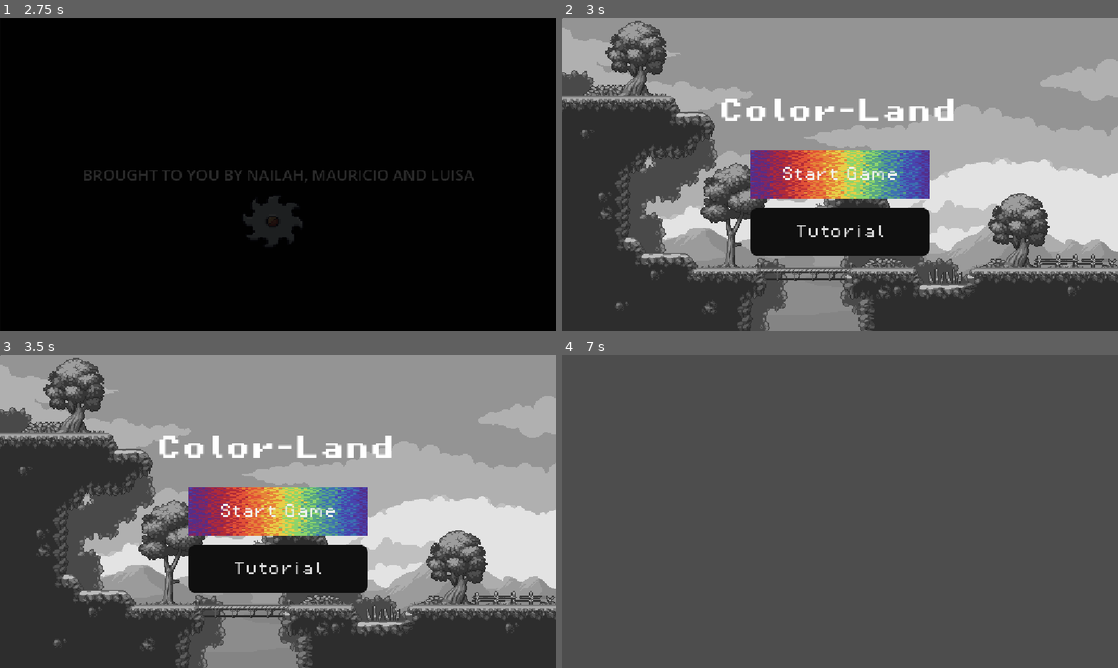
Above: before the commit, frames 1-4 (two rows, left to right).
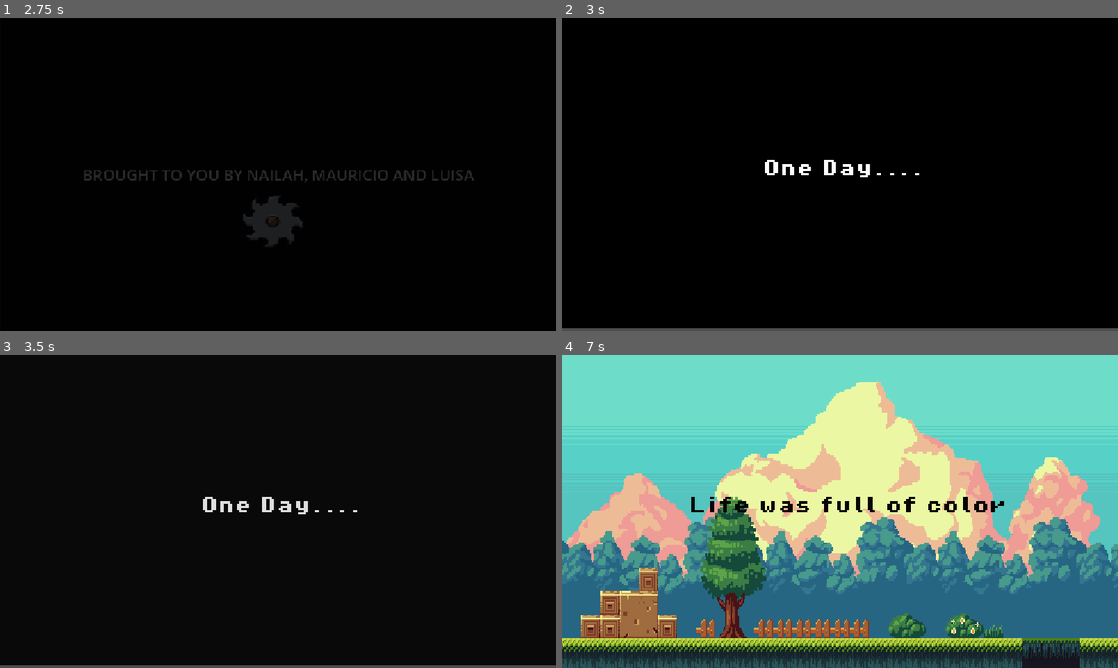
Above: after the commit, the same moments.

Repository: mbravorubio/Godot-PROJECT3
Game: Godot game, scene res://Main.tscn
The game is run twice, just before and just after one commit, with the same random seed, the same clock (stepped at 60 frames per second) and the same inputs. This scene is started directly instead of the project's main scene.
Inputs (mouse positions are in pixels of both pictures, inside the frame that each line leads up to):
- Up to frame 1 (2.75 s): hold Right (move_right) 0.53-2.03 s; tap Space (jump) at 0.77, 1.52 s; hold Left (move_left) from 2.03 s (still down)
- Up to frame 2 (3 s): release Left (move_left) at 2.78 s; hold Right (move_right) from 2.78 s (still down)
- Up to frame 3 (3.5 s): keep holding Right (move_right); tap Space (jump) at 3.02 s
- Up to frame 4 (7 s): release Right (move_right) at 3.5 s; click (840, 567) at 3.5 s, where only the run before the commit has a clickable "Tutorial"; tap Enter at 4.25, 5.75 s; hold Right (move_right) 4.28-5.03 s; tap Space (jump) at 4.52, 5, 5.27, 6.5, 6.77 s; hold Left (move_left) 5.03-5.78 s; hold Right (move_right) 5.78-6.53 s; hold Left (move_left) from 6.53 s (still down)

Frame 1 is identical in both runs. In frame 2, 95% of the frame differs, in the area x 0-100%, y 0-100%; in frame 3, 95%; in frame 4, 100%.

Commit message:
adding files

Diff:
--- /dev/null
+++ b/project-2/Story.tscn
@@ -0,0 +1,237 @@
+[gd_scene load_steps=10 format=3 uid="uid://dtv2v4pr7uxi6"]
+
+[ext_resource type="Script" uid="uid://drnrmlxm34x5m" path="res://story.gd" id="1_w4u4o"]
+[ext_resource type="Texture2D" uid="uid://up48mqww2u1r" path="res://preview-day-platformer.png" id="2_upr73"]
+[ext_resource type="Texture2D" uid="uid://c217poookwsqk" path="res://bw.png" id="4_vyd76"]
+[ext_resource type="FontFile" uid="uid://cadxf1sg20y0p" path="res://brackeys_platformer_assets/fonts/PixelOperator8-Bold.ttf" id="5_lyl2m"]
+
+[sub_resource type="StyleBoxTexture" id="StyleBoxTexture_oiqhk"]
+texture = ExtResource("2_upr73")
+draw_center = false
+
+[sub_resource type="Animation" id="Animation_p3v23"]
+length = 0.001
+tracks/0/type = "value"
+tracks/0/imported = false
+tracks/0/enabled = true
+tracks/0/path = NodePath("ColorRect:color")
+tracks/0/interp = 1
+tracks/0/loop_wrap = true
+tracks/0/keys = {
+"times": PackedFloat32Array(0),
+"transitions": PackedFloat32Array(1),
+"update": 0,
+"values": [Color(0.00069389754, 0.00069389766, 0.0006938976, 1)]
+}
+tracks/1/type = "value"
+tracks/1/imported = false
+tracks/1/enabled = true
+tracks/1/path = NodePath("Label:text")
+tracks/1/interp = 1
+tracks/1/loop_wrap = true
+tracks/1/keys = {
+"times": PackedFloat32Array(0),
+"transitions": PackedFloat32Array(1),
+"update": 1,
+"values": ["One Day.... "]
+}
+tracks/2/type = "value"
+tracks/2/imported = false
+tracks/2/enabled = true
+tracks/2/path = NodePath("Label:theme_override_colors/font_color")
+tracks/2/interp = 1
+tracks/2/loop_wrap = true
+tracks/2/keys = {
+"times": PackedFloat32Array(0),
+"transitions": PackedFloat32Array(1),
+"update": 0,
+"values": [Color(0.008202022, 0.008202025, 0.008202025, 1)]
+}
+tracks/3/type = "value"
+tracks/3/imported = false
+tracks/3/enabled = true
+tracks/3/path = NodePath("Panel:theme_override_styles/panel:draw_center")
+tracks/3/interp = 1
+tracks/3/loop_wrap = true
+tracks/3/keys = {
+"times": PackedFloat32Array(0),
+"transitions": PackedFloat32Array(1),
+"update": 1,
+"values": [false]
+}
+tracks/4/type = "value"
+tracks/4/imported = false
+tracks/4/enabled = true
+tracks/4/path = NodePath("Panel2:theme_override_styles/panel:texture")
+tracks/4/interp = 1
+tracks/4/loop_wrap = true
+tracks/4/keys = {
+"times": PackedFloat32Array(0),
+"transitions": PackedFloat32Array(1),
+"update": 1,
+"values": [ExtResource("4_vyd76")]
+}
+tracks/5/type = "value"
+tracks/5/imported = false
+tracks/5/enabled = true
+tracks/5/path = NodePath("Panel2:theme_override_styles/panel:draw_center")
+tracks/5/interp = 1
+tracks/5/loop_wrap = true
+tracks/5/keys = {
+"times": PackedFloat32Array(0),
+"transitions": PackedFloat32Array(1),
+"update": 1,
+"values": [false]
+}
+
+[sub_resource type="Animation" id="Animation_oiqhk"]
+resource_name = "into"
+length = 10.0
+tracks/0/type = "value"
+tracks/0/imported = false
+tracks/0/enabled = true
+tracks/0/path = NodePath("ColorRect:color")
+tracks/0/interp = 1
+tracks/0/loop_wrap = true
+tracks/0/keys = {
+"times": PackedFloat32Array(0, 4, 7, 9),
+"transitions": PackedFloat32Array(1, 1, 1, 1),
+"update": 0,
+"values": [Color(0.00069389754, 0.00069389766, 0.0006938976, 1), Color(0, 0, 0, 0.026), Color(0, 0, 0, 1), Color(0, 0, 0, 0.015000001)]
+}
+tracks/1/type = "value"
+tracks/1/imported = false
+tracks/1/enabled = true
+tracks/1/path = NodePath("Label:text")
+tracks/1/interp = 1
+tracks/1/loop_wrap = true
+tracks/1/keys = {
+"times": PackedFloat32Array(0, 3.9666667, 7),
+"transitions": PackedFloat32Array(1, 1, 1),
+"update": 1,
+"values": ["One Day.... ", "Life was full of color", "The Next it Was All Gone"]
+}
+tracks/2/type = "value"
+tracks/2/imported = false
+tracks/2/enabled = true
+tracks/2/path = NodePath("Label:theme_override_colors/font_color")
+tracks/2/interp = 1
+tracks/2/loop_wrap = true
+tracks/2/keys = {
+"times": PackedFloat32Array(0, 3.9666667, 7),
+"transitions": PackedFloat32Array(1, 1, 1),
+"update": 0,
+"values": [Color(1, 1, 1, 1), Color(0.008202022, 0.008202025, 0.008202025, 1), Color(0.98234254, 0.9823423, 0.9823424, 1)]
+}
+tracks/3/type = "value"
+tracks/3/imported = false
+tracks/3/enabled = true
+tracks/3/path = NodePath("Panel:theme_override_styles/panel:draw_center")
+tracks/3/interp = 1
+tracks/3/loop_wrap = true
+tracks/3/keys = {
+"times": PackedFloat32Array(4, 9),
+"transitions": PackedFloat32Array(1, 1),
+"update": 1,
+"values": [true, false]
+}
+tracks/4/type = "value"
+tracks/4/imported = false
+tracks/4/enabled = true
+tracks/4/path = NodePath("Panel2:theme_override_styles/panel:texture")
+tracks/4/interp = 1
+tracks/4/loop_wrap = true
+tracks/4/keys = {
+"times": PackedFloat32Array(9),
+"transitions": PackedFloat32Array(1),
+"update": 1,
+"values": [ExtResource("4_vyd76")]
+}
+tracks/5/type = "value"
+tracks/5/imported = false
+tracks/5/enabled = true
+tracks/5/path = NodePath("Panel2:theme_override_styles/panel:draw_center")
+tracks/5/interp = 1
+tracks/5/loop_wrap = true
+tracks/5/keys = {
+"times": PackedFloat32Array(0, 9),
+"transitions": PackedFloat32Array(1, 1),
+"update": 1,
+"values": [false, true]
+}
+
+[sub_resource type="AnimationLibrary" id="AnimationLibrary_hlpnd"]
+_data = {
+&"RESET": SubResource("Animation_p3v23"),
+&"into": SubResource("Animation_oiqhk")
+}
+
+[sub_resource type="StyleBoxTexture" id="StyleBoxTexture_hlpnd"]
+texture = ExtResource("4_vyd76")
+draw_center = false
+
+[node name="Story" type="Control"]
+layout_mode = 3
+anchors_preset = 15
+anchor_right = 1.0
+anchor_bottom = 1.0
+grow_horizontal = 2
+grow_vertical = 2
+script = ExtResource("1_w4u4o")
+
+[node name="Panel" type="Panel" parent="."]
+layout_mode = 1
+anchors_preset = 15
+anchor_right = 1.0
+anchor_bottom = 1.0
+grow_horizontal = 2
+grow_vertical = 2
+theme_override_styles/panel = SubResource("StyleBoxTexture_oiqhk")
+
+[node name="AnimationPlayer" type="AnimationPlayer" parent="."]
+libraries = {
+&"": SubResource("AnimationLibrary_hlpnd")
+}
+autoplay = "into"
+
+[node name="Panel2" type="Panel" parent="."]
+layout_mode = 1
+anchors_preset = 15
+anchor_right = 1.0
+anchor_bottom = 1.0
+grow_horizontal = 2
+grow_vertical = 2
+theme_override_styles/panel = SubResource("StyleBoxTexture_hlpnd")
+
+[node name="ColorRect" type="ColorRect" parent="."]
+layout_mode = 1
+anchors_preset = 15
+anchor_right = 1.0
+anchor_bottom = 1.0
+offset_left = 1.0
+offset_top = -6.0
+offset_right = 1.0
+offset_bottom = -6.0
+grow_horizontal = 2
+grow_vertical = 2
+color = Color(0.00069389754, 0.00069389766, 0.0006938976, 1)
+
+[node name="Label" type="Label" parent="."]
+layout_mode = 1
+anchors_preset = 8
+anchor_left = 0.5
+anchor_top = 0.5
+anchor_right = 0.5
+anchor_bottom = 0.5
+offset_left = -313.0
+offset_top = -30.0
+offset_right = 344.0
+offset_bottom = 6.0
+grow_horizontal = 2
+grow_vertical = 2
+theme_override_colors/font_color = Color(0.008202022, 0.008202025, 0.008202025, 1)
+theme_override_fonts/font = ExtResource("5_lyl2m")
+theme_override_font_sizes/font_size = 35
+text = "One Day.... "
+horizontal_alignment = 1
+vertical_alignment = 1
--- a/project-2/Tutorial.tscn
+++ b/project-2/Tutorial.tscn
@@ -1,4 +1,30 @@
-[gd_scene format=3 uid="uid://dtv2v4pr7uxi6"]
+[gd_scene load_steps=7 format=3 uid="uid://cil8jcq3xpo5x"]
+
+[ext_resource type="FontFile" uid="uid://bopn8htegf16p" path="res://brackeys_platformer_assets/fonts/PixelOperator8.ttf" id="1_5s8la"]
+[ext_resource type="Script" uid="uid://y6jb0tg5orrr" path="res://tutorial.gd" id="1_p3v23"]
+
+[sub_resource type="StyleBoxFlat" id="StyleBoxFlat_jl26d"]
+bg_color = Color(0.59650874, 0.60342425, 0.5852706, 1)
+corner_radius_top_left = 16
+corner_radius_top_right = 16
+corner_radius_bottom_right = 16
+corner_radius_bottom_left = 16
+
+[sub_resource type="StyleBoxFlat" id="StyleBoxFlat_5s8la"]
+bg_color = Color(0.20983884, 0.64523816, 0.8620797, 1)
+corner_radius_top_left = 16
+corner_radius_top_right = 16
+corner_radius_bottom_right = 16
+corner_radius_bottom_left = 16
+
+[sub_resource type="StyleBoxFlat" id="StyleBoxFlat_fr6qw"]
+bg_color = Color(0.44204715, 0.63268447, 0.71308833, 1)
+corner_radius_top_left = 16
+corner_radius_top_right = 16
+corner_radius_bottom_right = 16
+corner_radius_bottom_left = 16
+
+[sub_resource type="StyleBoxEmpty" id="StyleBoxEmpty_oiqhk"]
 
 [node name="Tutorial" type="Control"]
 layout_mode = 3
@@ -7,3 +33,49 @@
 anchor_bottom = 1.0
 grow_horizontal = 2
 grow_vertical = 2
+script = ExtResource("1_p3v23")
+
+[node name="Panel" type="Panel" parent="."]
+layout_mode = 1
+anchors_preset = 15
+anchor_right = 1.0
+anchor_bottom = 1.0
+grow_horizontal = 2
+grow_vertical = 2
+
+[node name="How To Play" type="Label" parent="."]
+layout_mode = 1
+offset_left = 21.0
+offset_top = 19.0
+offset_right = 485.0
+offset_bottom = 88.0
+theme_override_fonts/font = ExtResource("1_5s8la")
+theme_override_font_sizes/font_size = 53
+text = "How to Play"
+vertical_alignment = 1
+
+[node name="Label" type="Label" parent="."]
+layout_mode = 0
+offset_left = 32.0
+offset_top = 113.0
+offset_right = 1116.0
+offset_bottom = 389.0
+text = "Collect diamaonds to restore collor back into your favorite places
+Watch out for the color police, they'll slow you down
+"
+
+[node name="Button" type="Button" parent="."]
+layout_mode = 0
+offset_left = 928.0
+offset_top = 576.0
+offset_right = 1136.0
+offset_bottom = 630.0
+theme_override_fonts/font = ExtResource("1_5s8la")
+theme_override_font_sizes/font_size = 32
+theme_override_styles/normal = SubResource("StyleBoxFlat_jl26d")
+theme_override_styles/pressed = SubResource("StyleBoxFlat_5s8la")
+theme_override_styles/hover = SubResource("StyleBoxFlat_fr6qw")
+theme_override_styles/focus = SubResource("StyleBoxEmpty_oiqhk")
+text = "Start"
+
+[connection signal="pressed" from="Button" to="." method="_on_button_pressed"]
--- a/project-2/main.gd
+++ b/project-2/main.gd
@@ -3,4 +3,4 @@
 
 
 func _on_animation_player_animation_finished(anim_name: StringName) -> void:
-	get_tree().change_scene_to_file("main_menu.tscn")
+	get_tree().change_scene_to_file("Story.tscn")
--- /dev/null
+++ b/project-2/story.gd
@@ -0,0 +1,12 @@
+extends Control
+
+
+
+@onready var player = $Player
+
+func _on_animation_player_animation_finished(anim_name: StringName) -> void:
+	get_tree().change_scene_to_file("main_menu.tscn")
+
+# Called every frame. 'delta' is the elapsed time since the previous frame.
+func _process(delta: float) -> void:
+	pass
--- /dev/null
+++ b/project-2/tutorial.gd
@@ -0,0 +1,15 @@
+extends Control
+
+
+# Called when the node enters the scene tree for the first time.
+func _ready() -> void:
+	pass # Replace with function body.
+
+
+# Called every frame. 'delta' is the elapsed time since the previous frame.
+func _process(delta: float) -> void:
+	pass
+
+
+func _on_button_pressed() -> void:
+	get_tree().change_scene_to_file("level_1.tscn")
Binary file added: project-2/bw.png
Not shown, added: project-2/bw.png.import
Binary file added: project-2/preview-day-platformer.png
Not shown, added: project-2/preview-day-platformer.png.import
Not shown, added: project-2/story.gd.uid
Not shown, added: project-2/tutorial.gd.uid
